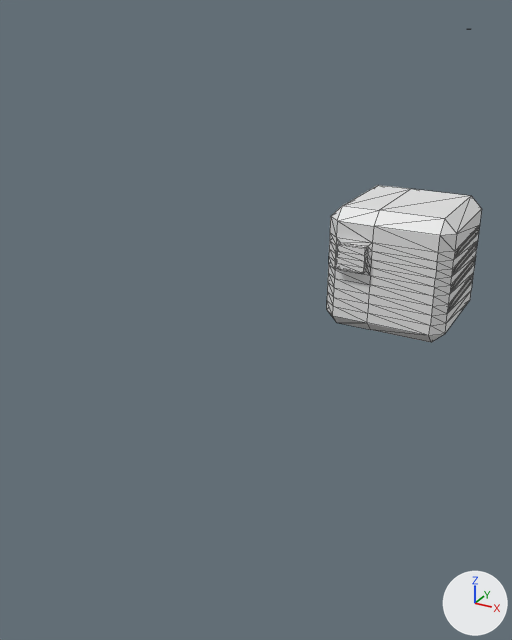
Before and after pictures for a commit that changed the glTF model statics/box/scene.gltf.
One viewpoint serves both versions: a camera (50 mm lens) standing at (-8.0, -10.6, 24.5) and looking at (-30.9, 31.0, 3.7). Every picture has the same lights, and +X, +Y and +Z are marked at lower right. Mesh edges are drawn as thin lines. Where no turn or scale is listed for an object, it has been applied to the vertices. Vertices at the same position are counted once.

Script lines for the objects in view, before the commit:
```python
me_cube_001 = bpy.data.meshes.new('Cube.001')
me_cube_001.from_pydata(...)  # 216 vertices, 394 faces; spans x 11.4..22.0, y -3.3..8.0, z -5.2..18.8
ob_cube_001 = bpy.data.objects.new('Cube.001', me_cube_001)
ob_cube_001.location = (-41.97, 45.1, 4.14)
```
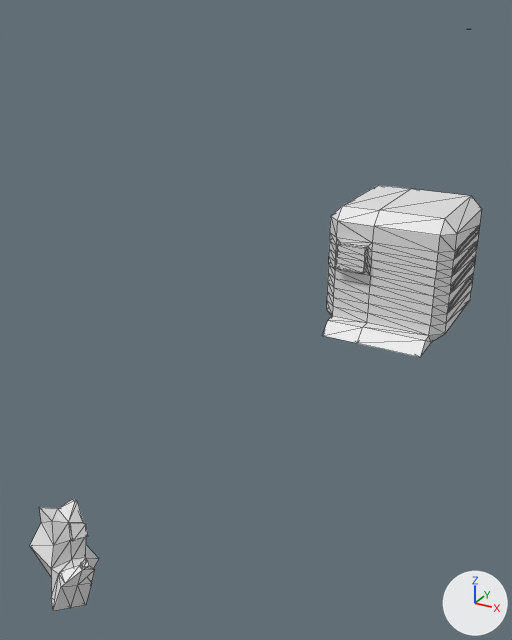
The newer file is also turned or shifted as a whole; pictures and numbers use the older file's frame.

Pixel boxes [x1, y1, x2, y2] of what changed, in the pictures (512 x 640 px):
'Cube.001', reshaped
    before: [327, 185, 482, 342]
    after: [30, 185, 482, 611]
part 1 of me_cube_001, added
    after: [30, 499, 99, 611]
part 2 of me_cube_001, built on
    before: [333, 316, 431, 342]
    after: [323, 316, 431, 357]

Diff of the bpy script that builds the scene:
```diff
--- a/statics/box/scene.gltf.py
+++ b/statics/box/scene.gltf.py
@@ me_cube_001 @@
 # used by ob_cube_001; location = (-41.97, 45.1, 4.14)
-me_cube_001.from_pydata(...)  # 216 vertices, 394 faces; spans x 11.4..22.0, y -3.3..8.0, z -5.2..18.8
+me_cube_001.from_pydata(...)  # 276 vertices, 510 faces; spans x 3.1..22.0, y -32.2..8.0, z -15.1..18.8
+# me_cube_001 part 1: a new loose piece of 54 vertices spanning x 3.1..8.6, y -32.2..-27.3, z -15.1..-8.9
+# me_cube_001 part 2
+# 4 faces are deleted
+# 6 vertices are added at (12.4, -4.7, -5.2), (20.9, -4.7, -5.2), (15.6, -4.7, -5.2), (12.4, -3.6, -4.2), (20.9, -3.6, -4.2), (15.6, -3.6, -4.2)
+# 16 new faces join them
```
